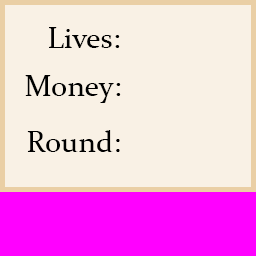
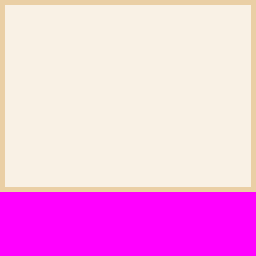
Two versions of the same layered image (256x256). Layer-by-layer changes:
hid "Round:" over [27, 130, 120, 152]
hid "Money:" over [25, 75, 121, 103]
hid "Lives:" over [49, 27, 120, 48]
